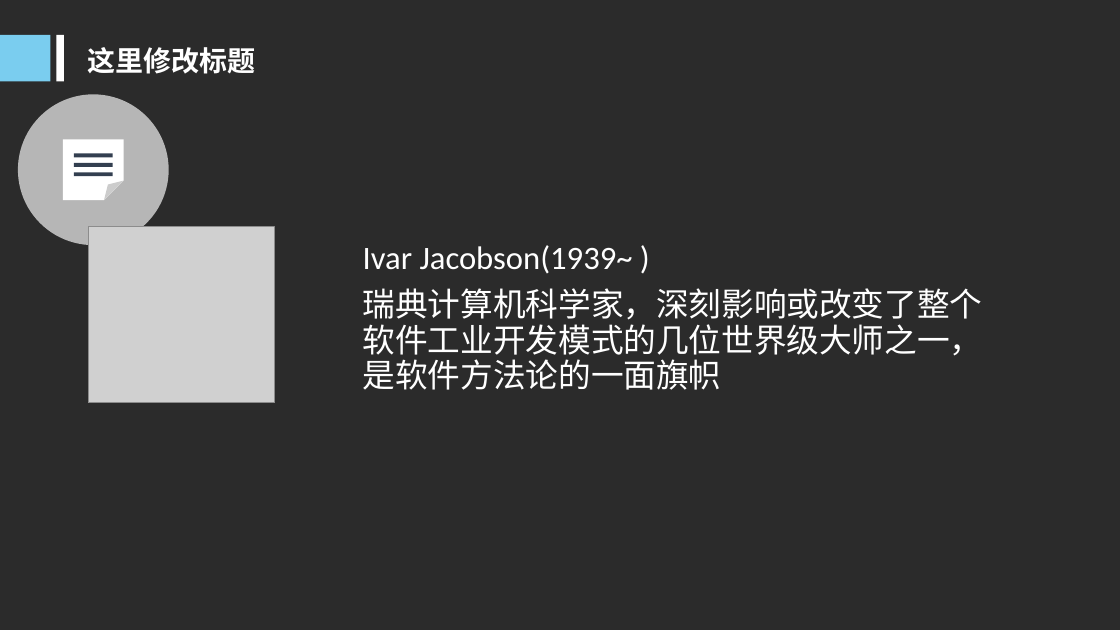
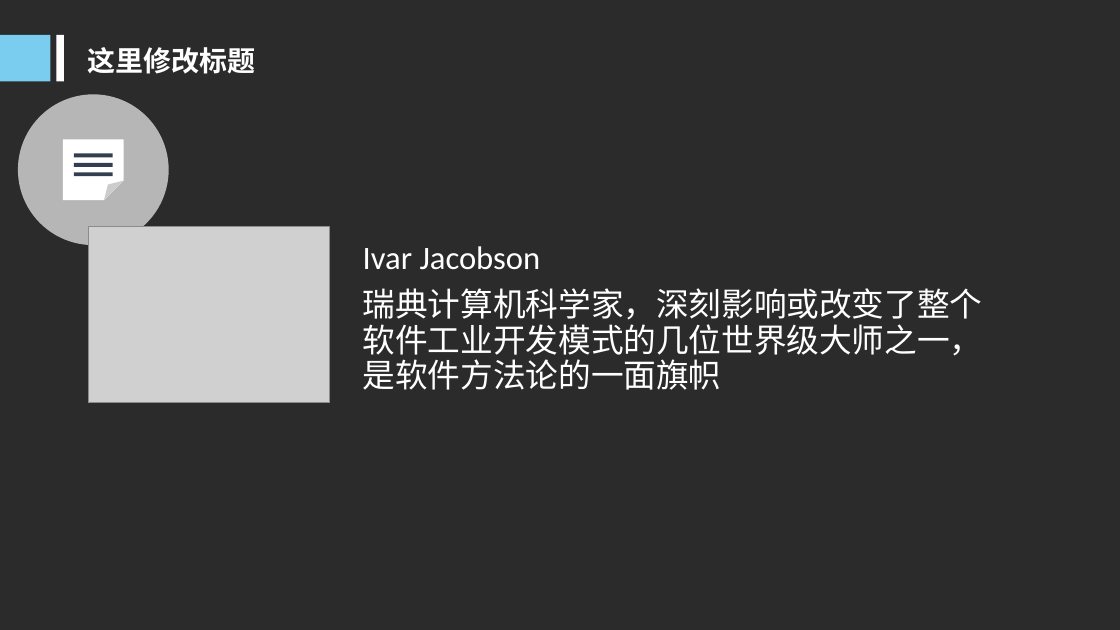
Before and after one commit to woncat/PRD2017, a slide deck: slide 10 of PRD-2017-G25-UML概述PPT V1.0.ppt. Drawn at 1120x630 pixels with LibreOffice and Linux fonts; fonts in the diff are those of the drawing; grey boxes stand for pictures; background and template pictures are left out; a plain dark background stands for a picture behind light text. Boxes give left, top, right and bottom in pixels: in the first picture for what was removed or moved away, otherwise in the second. Text is boxed around its words. In the diff, an @@ line names an element or a change of style, - is before the commit and + after.

```diff
--- a/PRD-2017-G25-UML概述PPT V1.0.ppt
+++ b/PRD-2017-G25-UML概述PPT V1.0.ppt
@@ picture resized from (x1=88, y1=227, x2=275, y2=403) to (x1=88, y1=227, x2=330, y2=403) @@
@@ text at (x1=363, y1=246, x2=541, y2=270): text changed @@
-Ivar Jacobson(1939~ )
+Ivar Jacobson
```
Also in this commit, not shown: 11 other slides changed, 1 slide added.
